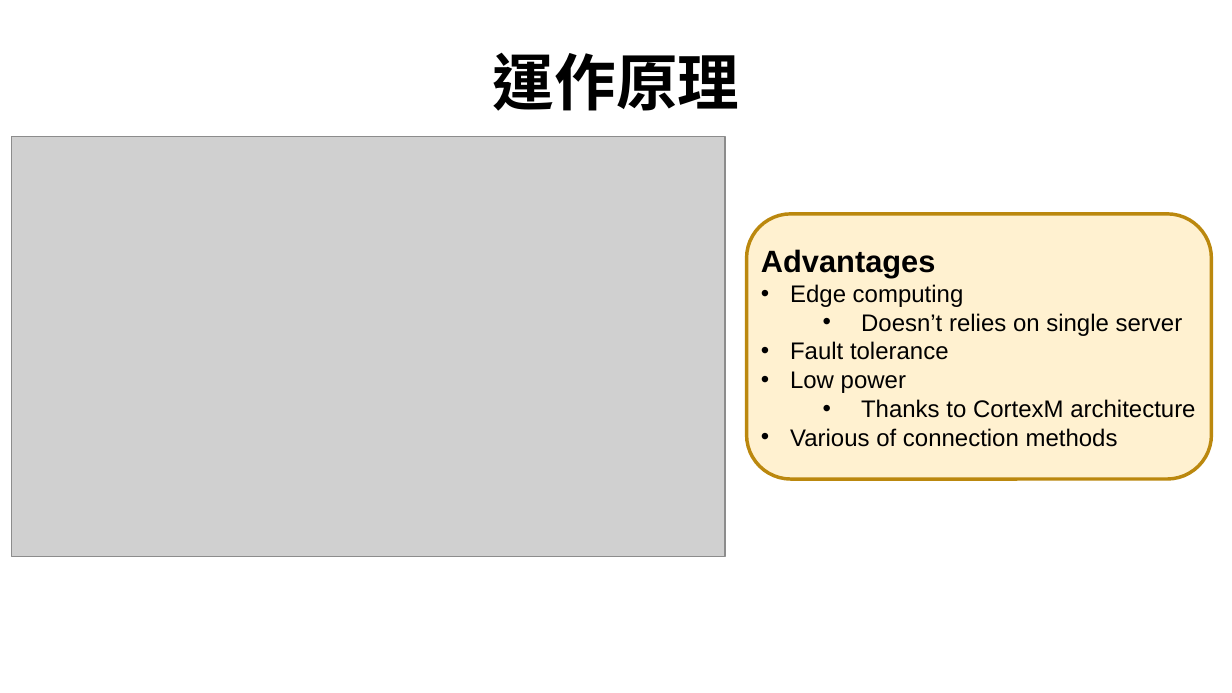
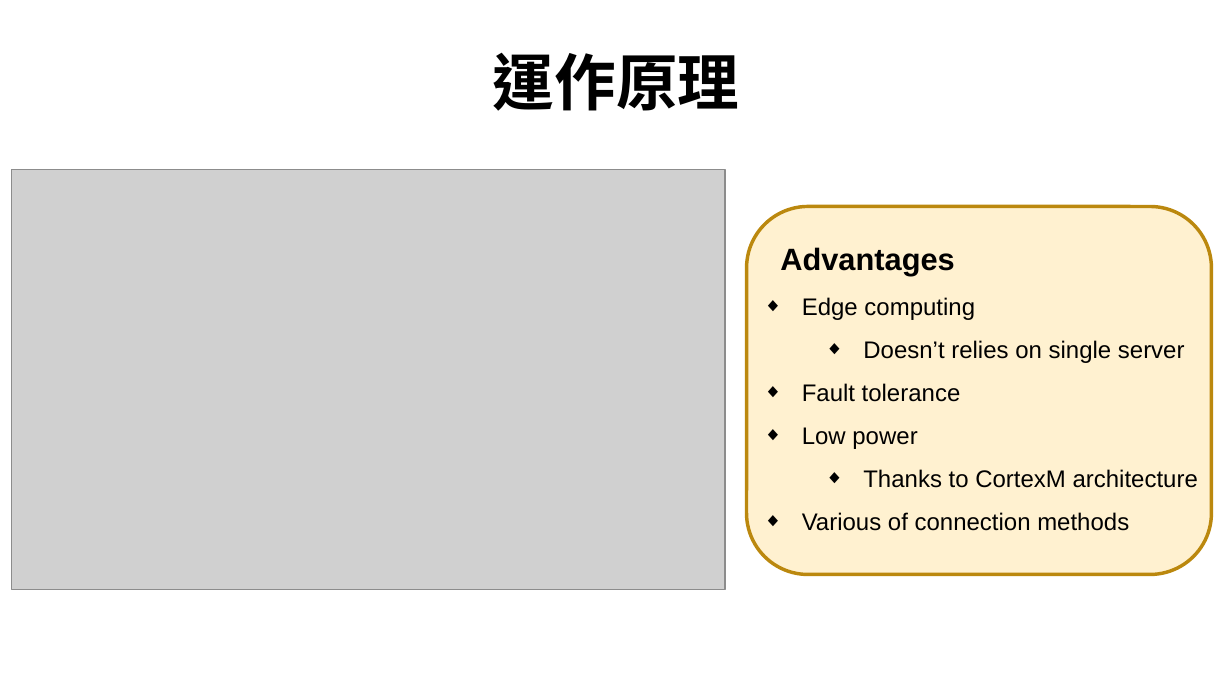
Before and after one commit to leoliu5550/MeiChu2023, a slide deck: slide 7 of Green Traveler, Green Taxi!.pptx. Drawn at 1232x693 pixels with LibreOffice and Linux fonts; fonts in the diff are those of the drawing; grey boxes stand for pictures. Boxes give left, top, right and bottom in pixels: in the first picture for what was removed or moved away, otherwise in the second. Text is boxed around its words. In the diff, an @@ line names an element or a change of style, - is before the commit and + after.

```diff
--- a/Green Traveler, Green Taxi!.pptx
+++ b/Green Traveler, Green Taxi!.pptx
@@ picture moved from (x1=11, y1=137, x2=724, y2=557) to (x1=11, y1=170, x2=724, y2=590) @@
@@ rounded rectangle resized from (x1=747, y1=214, x2=1211, y2=479) to (x1=747, y1=207, x2=1211, y2=575) @@
@@ text "Advantages" moved from (x1=761, y1=249, x2=1195, y2=447) to (x1=780, y1=247, x2=1198, y2=531) @@
@@ text "Advantages" at (x1=780, y1=247, x2=1198, y2=531): line spacing 1 to 2; bullet • to ◆; line spacing 1 to 1.5 @@
```
Also in this commit, not shown: 4 other slides changed.
